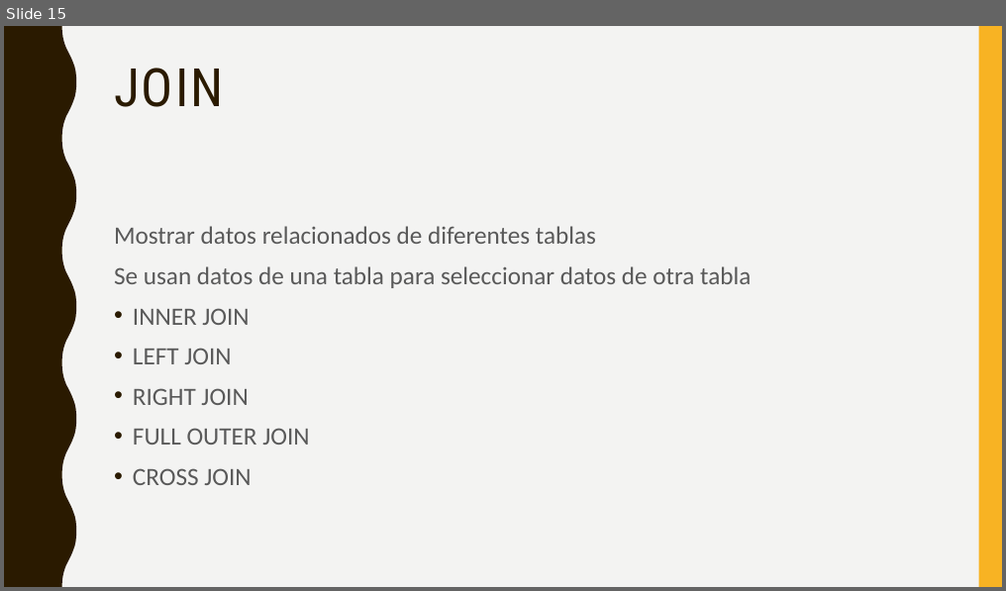
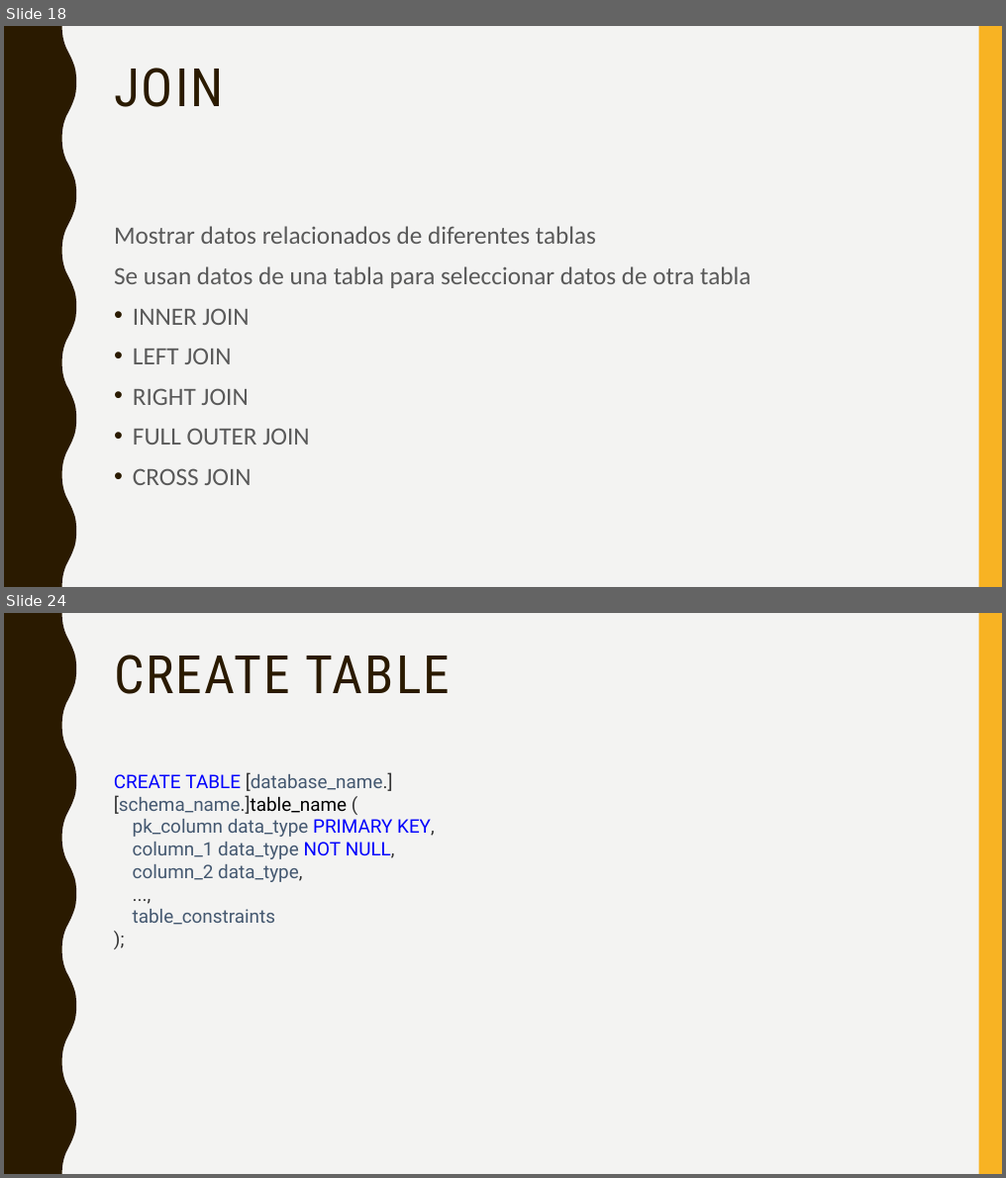
Before and after one commit to crisgon123/backend.tecsup3, a slide deck: Semana 7/Dia 2/Sql server.pptx. Shown one above the other, each under a label of ours: slide 15 before the commit, slides 18 and 24 after it; the slides between them are not shown. The pictures are 1006x591 and 1006x1178 pixels, drawn with LibreOffice and Linux fonts; fonts in the diff are those of the drawing. Boxes give left, top, right and bottom in pixels: in the first picture for what was removed or moved away, otherwise in the second. Text is boxed around its words. In the diff, an @@ line names an element or a change of style, - is before the commit and + after.

```diff
--- a/Semana 7/Dia 2/Sql server.pptx
+++ b/Semana 7/Dia 2/Sql server.pptx
@@ slide 24 added at (x1=4, y1=613, x2=1002, y2=1174), background #F3F3F2; not listed: 2 template elements that a slide beside it also shows @@
@@ title added at (x1=114, y1=655, x2=450, y2=694), 51 pt, text #2A1A00 @@
+CREATE TABLE
@@ text added at (x1=114, y1=772, x2=435, y2=925), 18 pt, text #445870 @@
+CREATE TABLE [database_name.][schema_name.]table_name (
+pk_column data_type PRIMARY KEY,
+column_1 data_type NOT NULL,
+column_2 data_type,
+...,
+table_constraints
+);
@@ what was slide 15 is now slide 18 @@
```
Also in this commit, not shown: 1 slide changed, 15 other slides added, 1 other file.
